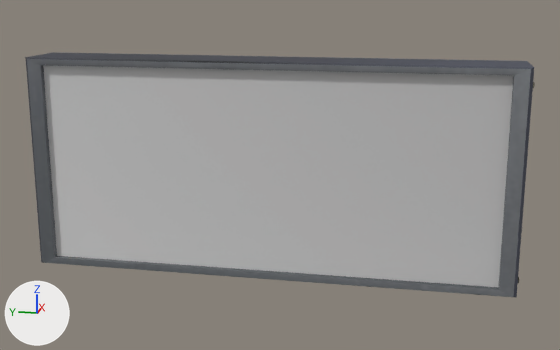
The glTF model src/assets/models/objects/billboard/scene.glb as it was, and as the next commit left it.
Both versions are drawn from a 50 mm camera at (-412.0, -88.0, 157.0) aimed at (0.0, -5.0, 54.0). Every picture has the same lights, and +X, +Y and +Z are marked at lower left. The older version comes first. Where no turn or scale is listed for an object, it has been applied to the vertices. Vertices at exactly the same position are counted once.

Script lines for the objects in view, before the commit:
```python
me_theatresign_material_0 = bpy.data.meshes.new('theatresign_Material_0')
me_theatresign_material_0.from_pydata(...)  # 232 vertices, 396 faces; spans x -18.0..18.0, y -136.0..135.0, z -1.0..118.0
me_theatresign_material_0.materials.append(mat_material_001)  # picture img_material_basecolor
ob_theatresign_material_0 = bpy.data.objects.new('theatresign_Material_0', me_theatresign_material_0)
ob_theatresign_material_0.location = (0.0, 0.0, 0.0)
```
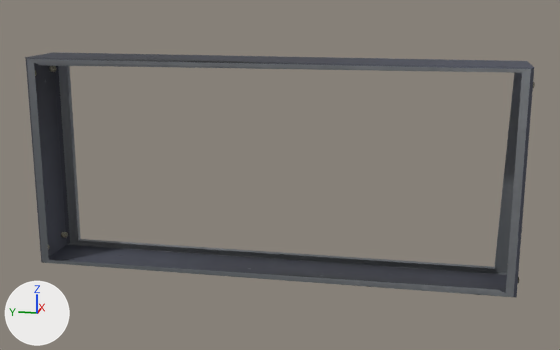
Pixel boxes (x1, y1, x2, y2) of what changed, in the pictures (560 x 350 px):
part 1 of me_theatresign_material_0, deleted: before (34, 63, 522, 293)

What the commit changed:
me_theatresign_material_0 is used by ob_theatresign_material_0; location (0.0, 0.0, 0.0).
me_theatresign_material_0 had 232 vertices, 396 faces and spanned x -18.0..18.0, y -136.0..135.0, z -1.0..118.0.
me_theatresign_material_0 now has 224 vertices, 371 faces and spans x -18.0..18.0, y -136.0..135.0, z -1.0..118.0.
Part 1, on me_theatresign_material_0:
8 vertices are removed from x -17.0..17.0, y -125.0..125.0, z 3.0..114.0.
25 faces are deleted.
